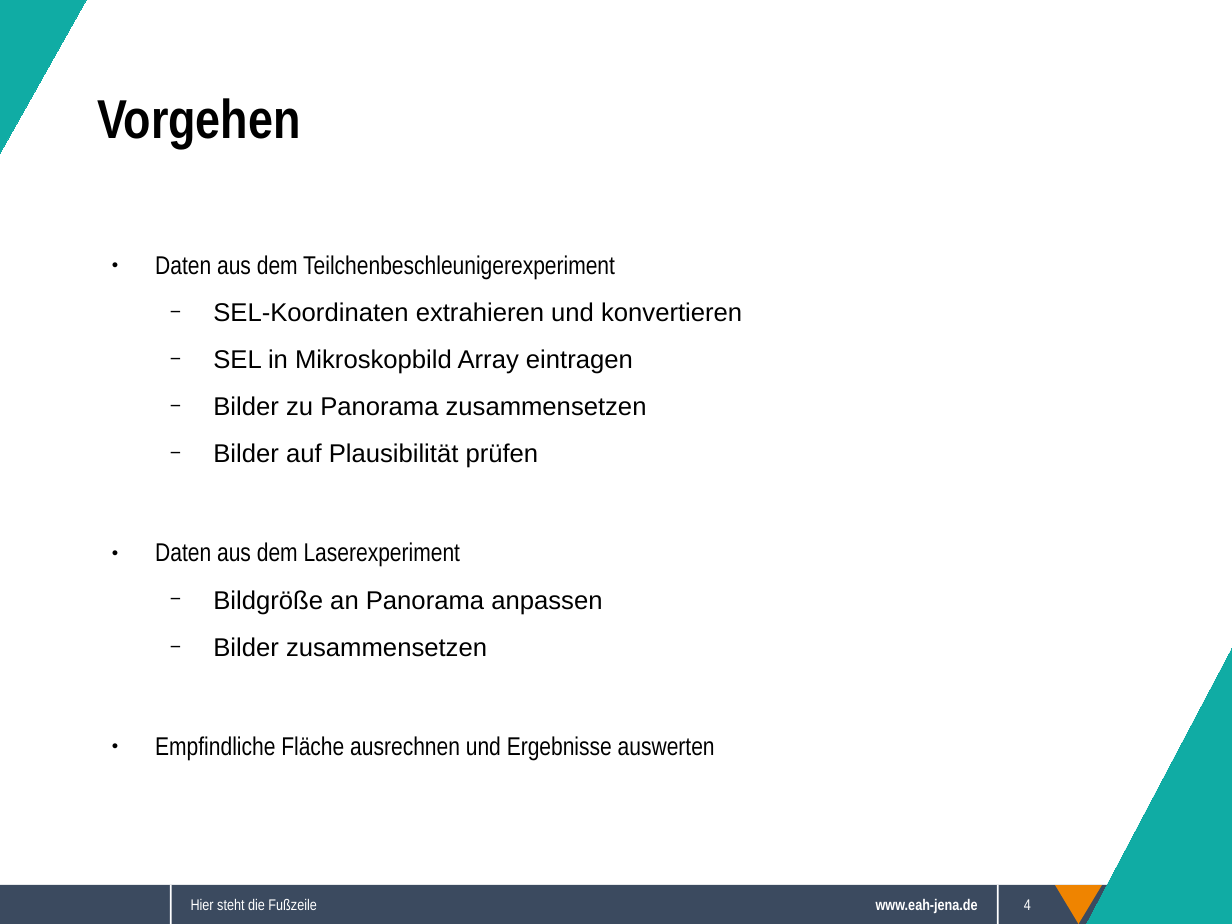
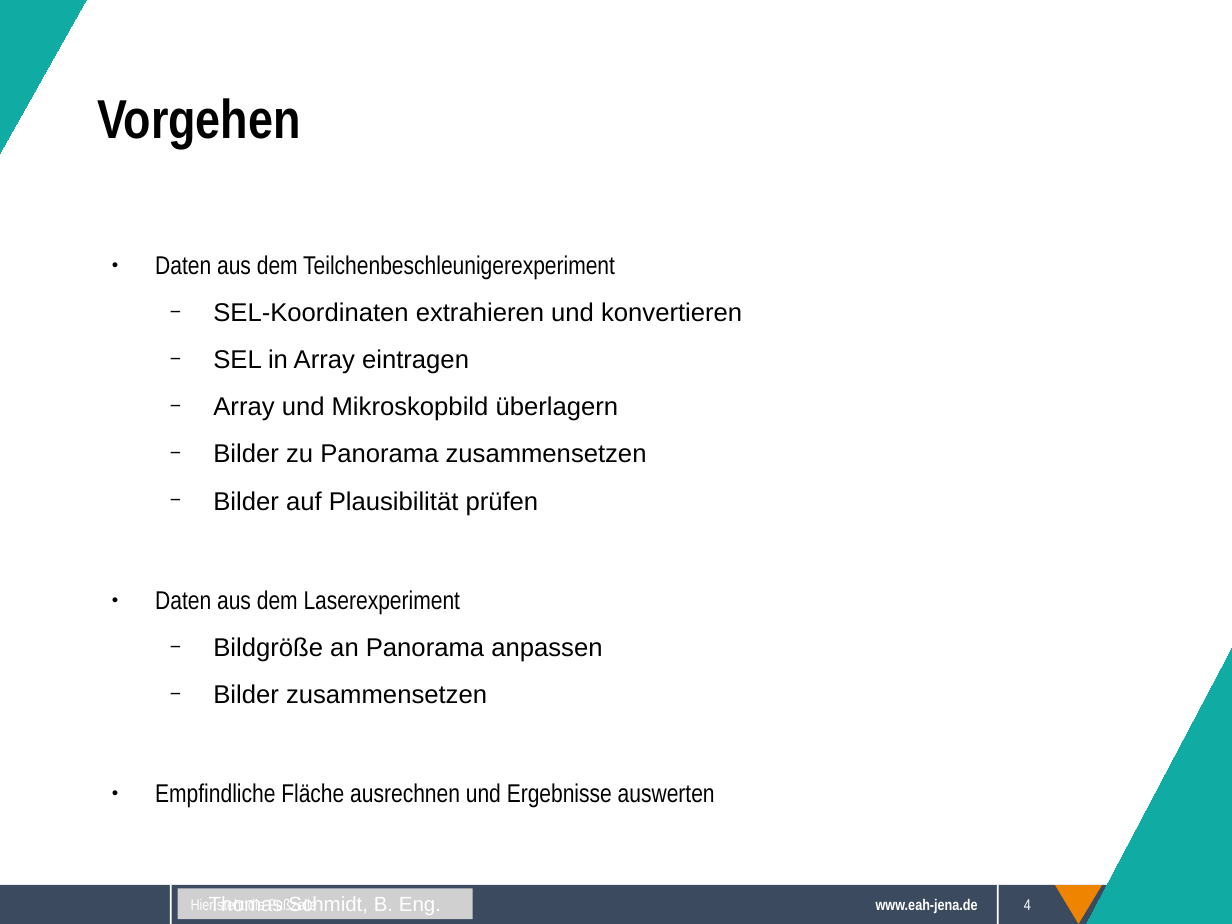
Before and after one commit to Sappy5053/Komplexpraktikum, a slide deck: slide 4 of Präsentation.odp. Drawn at 1232x924 pixels with LibreOffice and Linux fonts; fonts in the diff are those of the drawing; grey boxes stand for pictures; background and template pictures are left out. Boxes give left, top, right and bottom in pixels: in the first picture for what was removed or moved away, otherwise in the second. Text is boxed around its words. In the diff, an @@ line names an element or a change of style, - is before the commit and + after.

```diff
--- a/Präsentation.odp
+++ b/Präsentation.odp
@@ text at [213, 349, 619, 421]: text changed @@
-  − SEL in Mikroskopbild Array eintragen
+  − SEL in Array eintragen
+  − Array und Mikroskopbild überlagern
@@ picture added at [177, 888, 473, 919], 12 pt, text #FFFFFF @@
+Thomas Schmidt, B. Eng.
```
Also in this commit, not shown: 4 other slides changed, 4 slides added, 45 other files.
